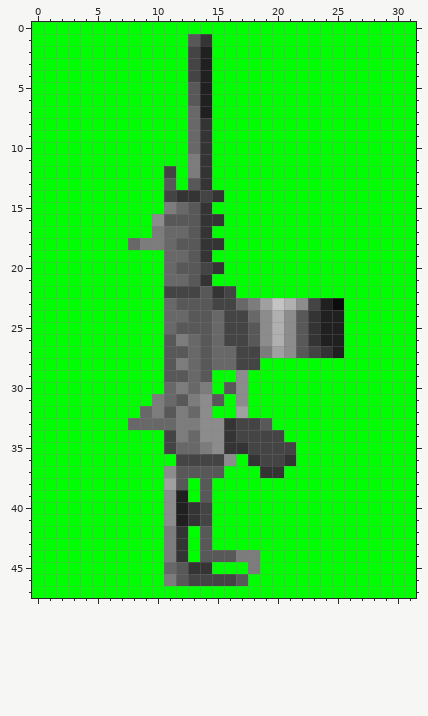
Edited in one commit: pixel-art sprite (Resources/BallisticWeapons/Shotguns/BigOrigin12_20.png). The picture above was drawn from the file before the commit.
The file is 32x48 pixels.
And afterwards:
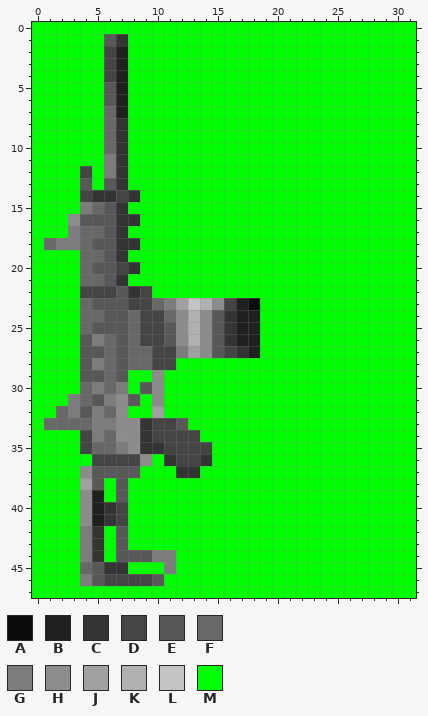
Palette (. is transparent): A #0c0c0c  B #202020  C #343434  D #444444  E #585858  F #686868  G #7c7c7c  H #8c8c8c  J #a0a0a0  K #b0b0b0  L #c4c4c4  M #00ff00
The edit:
Changed rows in their new state; - is an unchanged pixel.
first column x 1:
 1 -----EC-----MM-----------
 2 -----DB-----MM-----------
 3 -----DB-----MM-----------
 4 -----DB-----MM-----------
 5 -----EB-----MM-----------
 6 -----EB-----MM-----------
 7 -----FB-----MM-----------
 8 -----FC-----MM-----------
 9 -----FC-----MM-----------
10 -----FC-----MM-----------
11 -----GC-----MM-----------
12 ---D-GC---M-MM-----------
13 ---E-EC---M-MM-----------
14 ---DCCDC--MMMMM----------
15 ---GFEC---MMMM-----------
16 --HEEECC-MMMMMM----------
17 --GFFEC--MMMMM-----------
18 FGGFEECCMMMMMMM----------
19 ---FFEC---MMMM-----------
20 ---FEEDC--MMMMM----------
21 ---FFEC---MMMM-----------
22 ---DDDECD-MMMMMM---------
23 ---FEEEDDFGJLKH-BAMMMMMMM
24 ---FFEEFDD-HKHECBBMMMMMMM
25 ---FEEEFDDEHKHECBBMMMMMMM
26 ---EGFEFDD-HKHECBBMMMMMMM
27 ---EEFEFFDDGJHEDCBMMMMMMM
28 ---EGFEFFDDMMMMMMM-------
29 ---EEFE--HMMMM--M--------
30 ---FGFG-EHMMMM-MM--------
31 --GFEGHE-HMMMMM-M--------
32 -FGEGFH-MJMMMM--M--------
33 FFFFGGHHCDDEMMMMMMM------
34 ---DGFHHCD-DDMMMMMMM-----
35 ---DFFGHCC-DDDMMMMMMM----
36 ----DDDDH-C--CMM-MMMM----
37 ---HEEEE--MCCMM---MM-----
38 ---JE-E---MM-M-----------
39 ---HB-E---MM-M-----------
40 ---HBCD---MMMM-----------
41 ---HBCD---MMMM-----------
42 ---GC-E---MM-M-----------
43 ---GC-E---MM-M-----------
44 ---GC-EEEG-M-MMMMM-------
45 ---FECC---GMMM---M-------
46 ---GEDDDDEMMMMMMM--------
